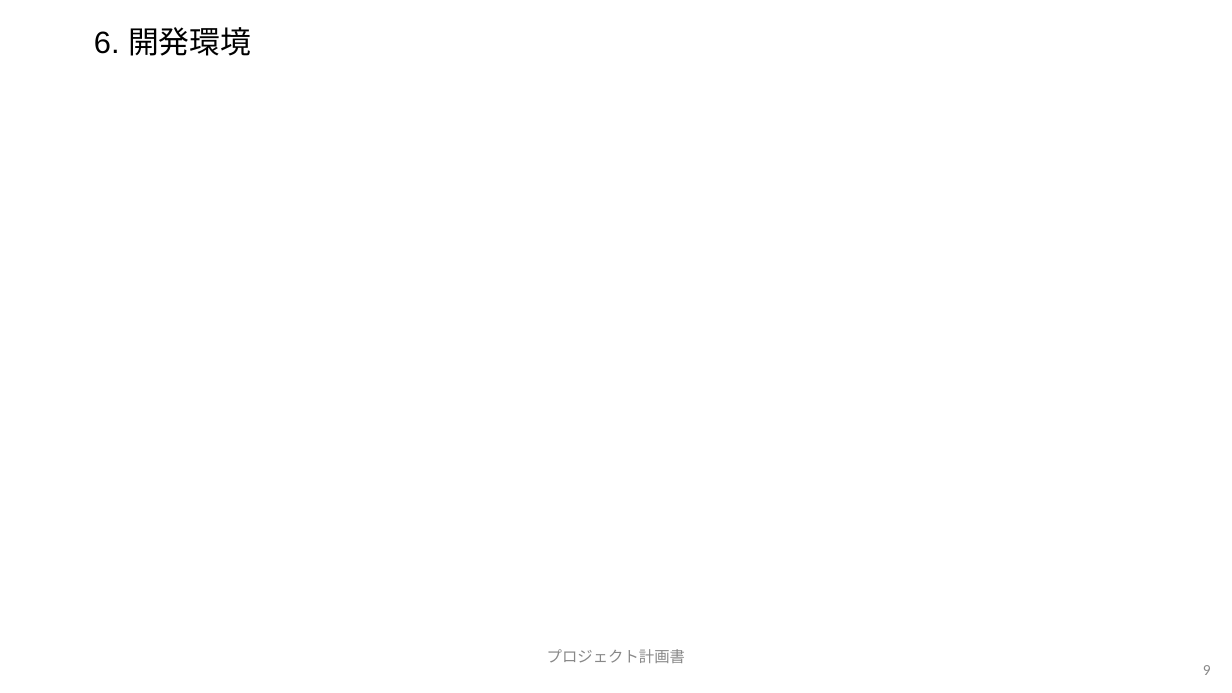
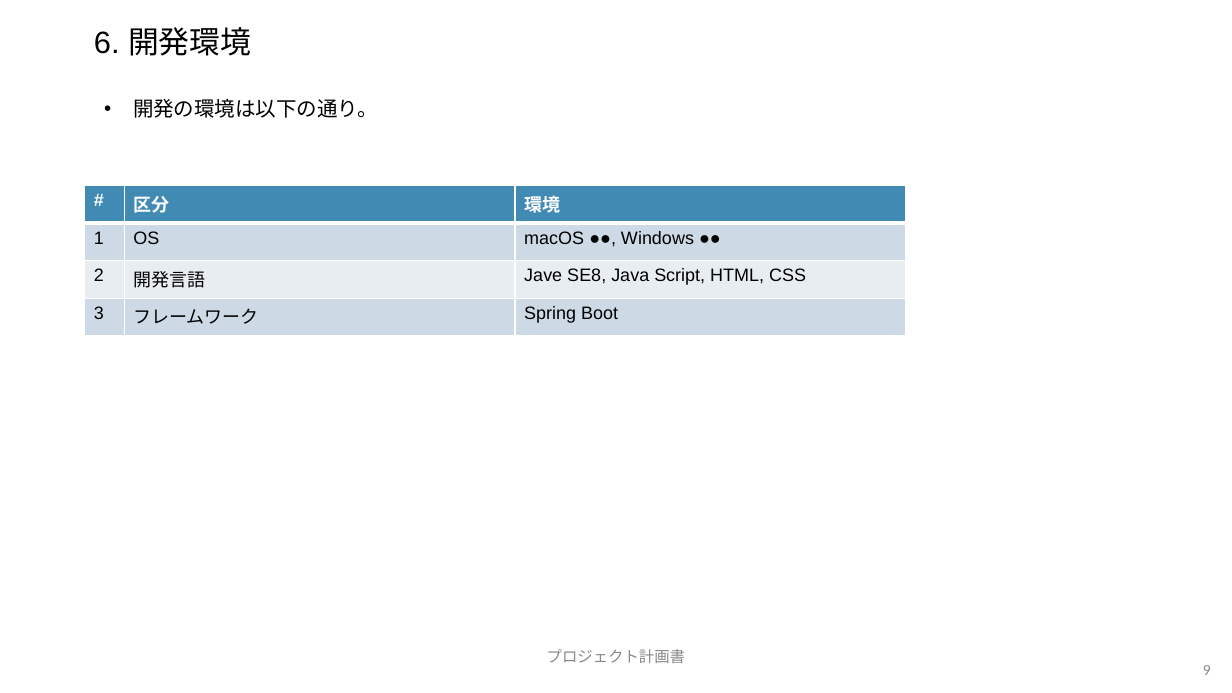
Before and after one commit to yoshtanaka/toraberu, a slide deck: slide 9 of プロジェクト計画書_v0.5.pptx. Drawn at 1232x693 pixels with LibreOffice and Linux fonts; fonts in the diff are those of the drawing; background and template pictures are left out. Boxes give left, top, right and bottom in pixels: in the first picture for what was removed or moved away, otherwise in the second. Text is boxed around its words. In the diff, an @@ line names an element or a change of style, - is before the commit and + after.

```diff
--- a/プロジェクト計画書_v0.5.pptx
+++ b/プロジェクト計画書_v0.5.pptx
@@ text added at box(133, 98, 378, 118), 16 pt, text #000000 @@
+• 開発の環境は以下の通り。
@@ table added at box(85, 186, 907, 335), 4 rows, 3 columns @@
+# | 区分 | 環境
+1 | OS | macOS ●●, Windows ●●
+2 | 開発言語 | Jave SE8, Java Script, HTML, CSS
+3 | フレームワーク | Spring Boot
```
Also in this commit, not shown: 4 other slides changed.
